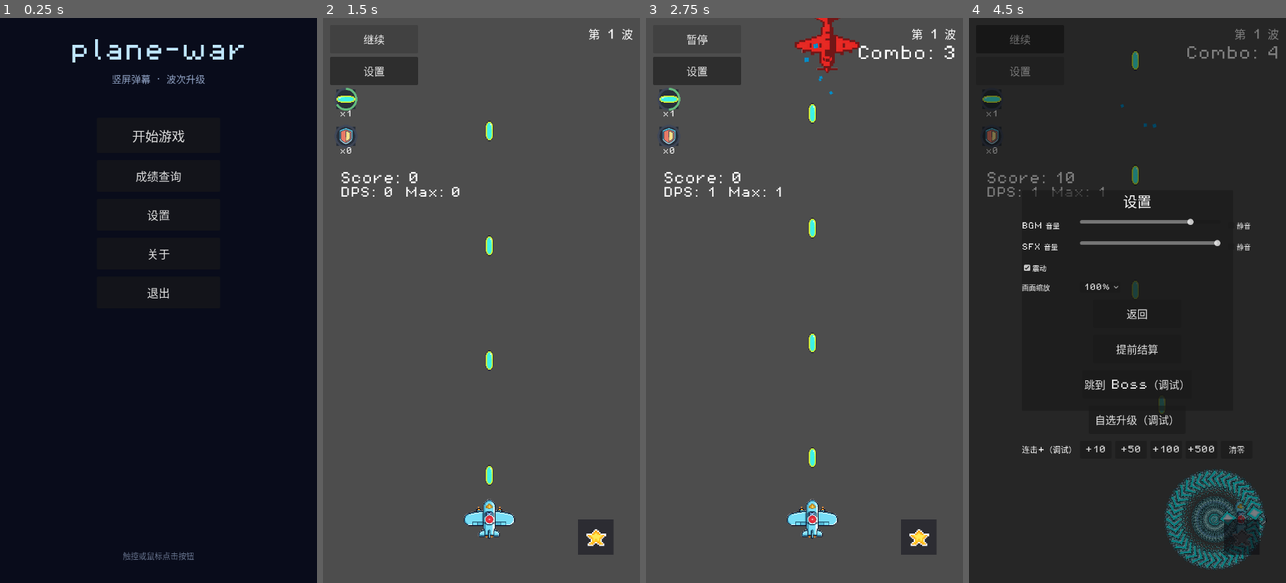
Above: before the commit, frames 1-4 (left to right).
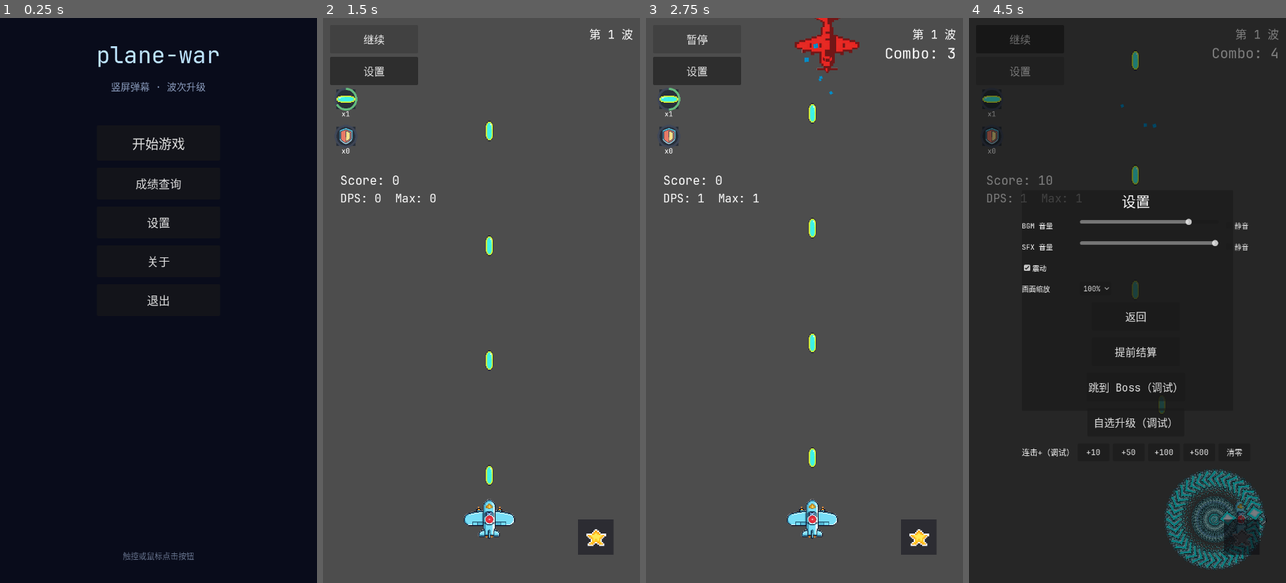
Above: after the commit, the same moments.

Repository: qingzhixing/plane-war
Game: Godot game, scene res://scenes/MainMenu.tscn
Same seed, same stepped clock (60 frames per second), same inputs: the game is played once before the commit and once after it. Sound files missing from this copy of the repository are replaced by a short silence.
Inputs (mouse positions are in pixels of both pictures, inside the frame that each line leads up to):
- Up to frame 1 (0.25 s): no input
- Up to frame 2 (1.5 s): click "开始游戏" at 0.5 s; click "暂停" at 1.25 s
- Up to frame 3 (2.75 s): click "继续" at 2 s
- Up to frame 4 (4.5 s): tap Enter at 2.75 s; move the mouse to (1197, 272) at 2.77 s; hold D 2.78-3.5 s; tap P at 2.85 s; click (1197, 272) at 2.92 s; tap Space at 3.02 s; drag from (1064, 328) to (1241, 520) at 3.52 s; click "设置" at 4.25 s

The runs differ from the first frame. In frame 1, 2.1% of the frame differs, in the area x 22-77%, y 3-51%; in frame 2, 0.6%; in frame 3, 0.9%; in frame 4, 2.7%, in the area x 5-98%, y 1-78%.

Commit message:
🎨 UI: 将全局默认字体切换为 JetBrains Mono
Made-with: Cursor

Diff:
--- a/assets/theme/default_ui_theme.tres
+++ b/assets/theme/default_ui_theme.tres
@@ -1,7 +1,7 @@
 [gd_resource type="Theme" format=3 uid="uid://6gltwgxumk04"]
 
 [ext_resource type="FontFile" uid="uid://dl2n3wfuwcyhh" path="res://assets/font/pixelFont-7-8x14-sproutLands.ttf" id="1"]
-[ext_resource type="FontFile" path="res://assets/font/PixelOperator8.ttf" id="2"]
+[ext_resource type="FontFile" path="res://assets/font/JetBrainsMono[wght].ttf" id="2"]
 
 [resource]
 default_font = ExtResource("2")
